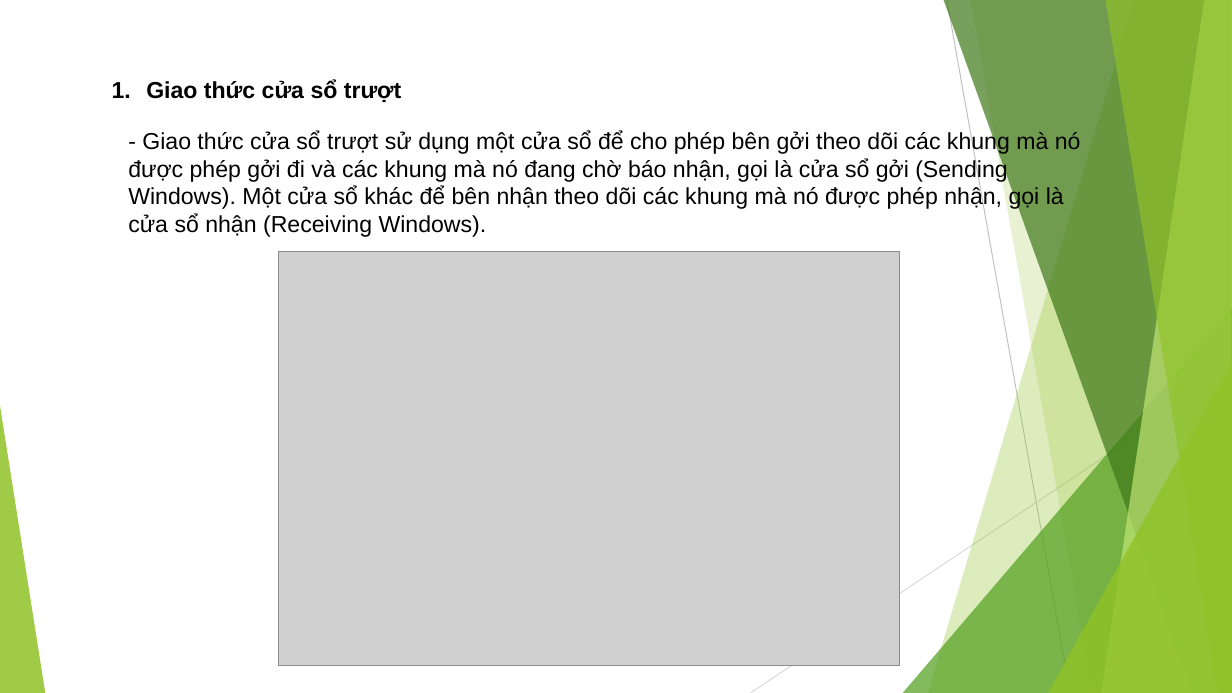
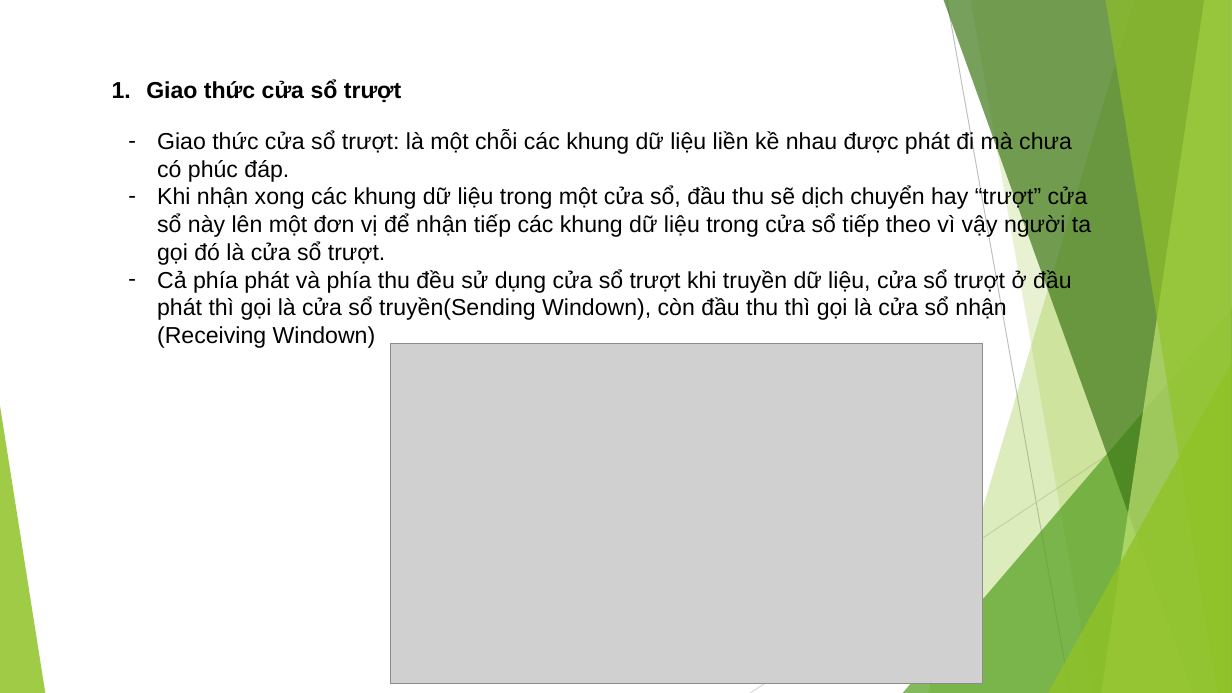
Before and after one commit to DuongNV24/duongnguyen-document, a slide deck: slide 2 of Network.pptx. Drawn at 1232x693 pixels with LibreOffice and Linux fonts; fonts in the diff are those of the drawing; grey boxes stand for pictures. Boxes give left, top, right and bottom in pixels: in the first picture for what was removed or moved away, otherwise in the second. Text is boxed around its words. In the diff, an @@ line names an element or a change of style, - is before the commit and + after.

```diff
--- a/Network.pptx
+++ b/Network.pptx
@@ text at (157,131,1091,348): text changed @@
-- Giao thức cửa sổ trượt sử dụng một cửa sổ để cho phép bên gởi theo dõi các khung mà nó được phép gởi đi và các khung mà nó đang chờ báo nhận, gọi là cửa sổ gởi (Sending Windows). Một cửa sổ khác để bên nhận theo dõi các khung mà nó được phép nhận, gọi là cửa sổ nhận (Receiving Windows).
+– Giao thức cửa sổ trượt: là một chỗi các khung dữ liệu liền kề nhau được phát đi mà chưa có phúc đáp.
+– Khi nhận xong các khung dữ liệu trong một cửa sổ, đầu thu sẽ dịch chuyển hay “trượt” cửa sổ này lên một đơn vị để nhận tiếp các khung dữ liệu trong cửa sổ tiếp theo vì vậy người ta gọi đó là cửa sổ trượt.
+– Cả phía phát và phía thu đều sử dụng cửa sổ trượt khi truyền dữ liệu, cửa sổ trượt ở đầu phát thì gọi là cửa sổ truyền(Sending Windown), còn đầu thu thì gọi là cửa sổ nhận (Receiving Windown)
@@ picture: place and size @@
-picture at (278,251,899,666)
+picture at (390,344,982,683)
```
Also in this commit, not shown: 3 slides added, 2 slides removed.
